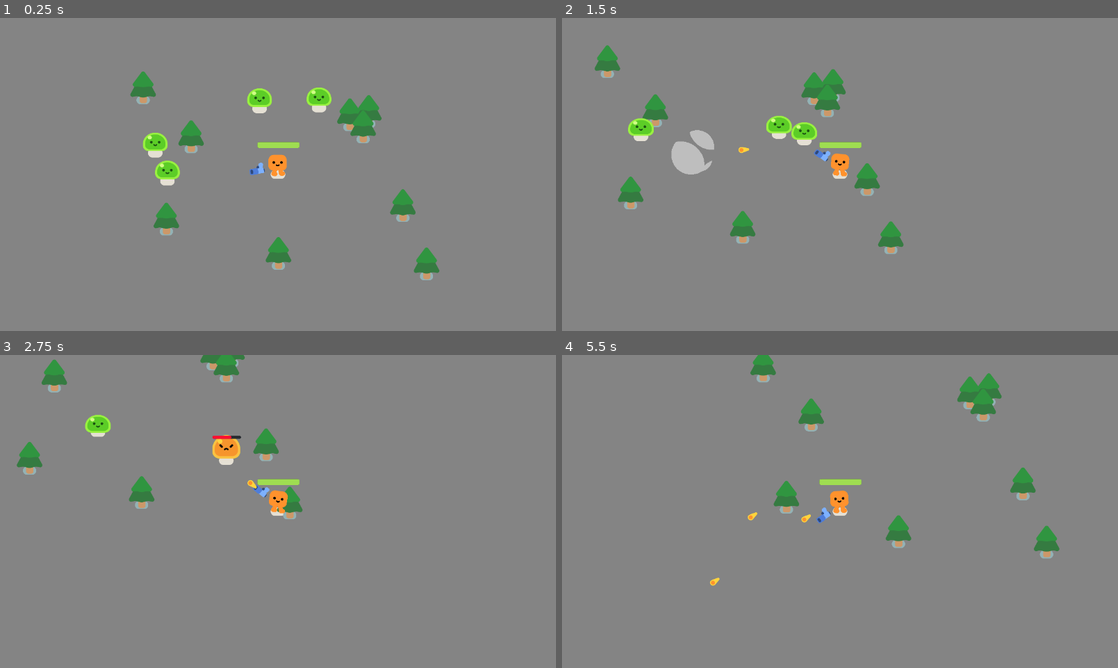
Above: before the commit, frames 1-4 (two rows, left to right).
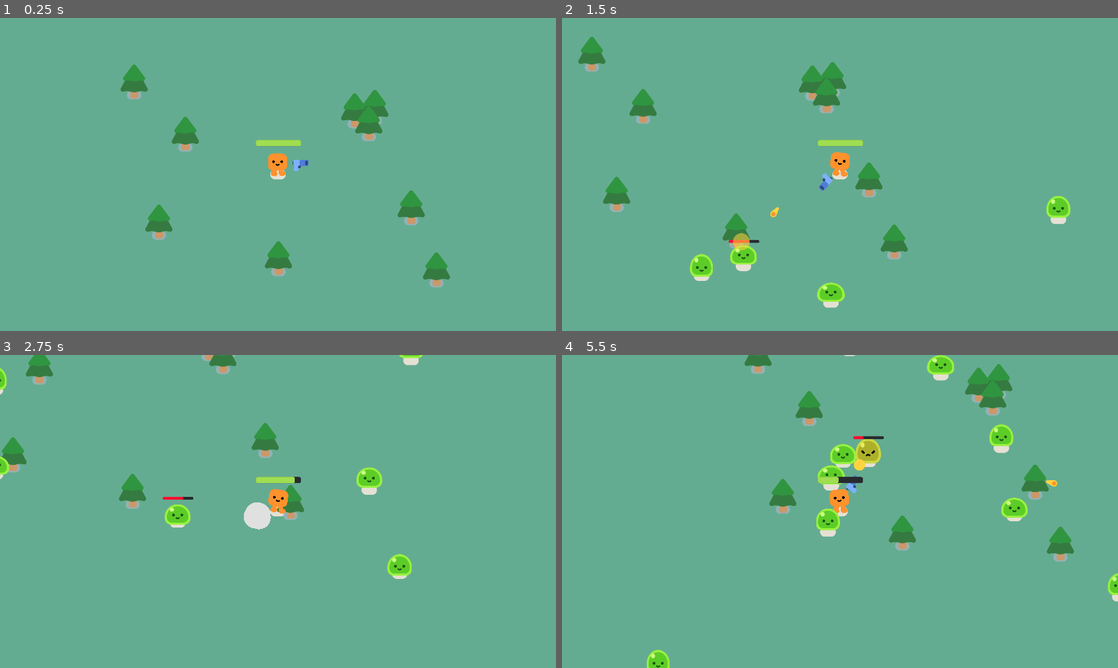
Above: after the commit, the same moments.

Repository: jardelguim/your-first-2d-game-GDQUEST
Game: Godot game, scene res://scenes/game.tscn
Two runs of this game, one before a commit and one after it. Both use one fixed random seed, a clock stepped at 60 frames per second and the inputs below.
Inputs:
- Up to frame 1 (0.25 s): no input
- Up to frame 2 (1.5 s): hold D (move_right) 0.53-1.28 s; hold S (move_down) from 1.28 s (still down)
- Up to frame 3 (2.75 s): release S (move_down) at 2.03 s; hold D (move_right) from 2.03 s (still down)
- Up to frame 4 (5.5 s): release D (move_right) at 2.78 s; hold W (move_up) 2.78-3.53 s; hold A (move_left) 3.53-5.03 s; hold S (move_down) from 5.03 s (still down)

The runs differ from the first frame. In frame 1, 99% of the frame differs, in the area x 0-100%, y 0-100%; in frame 2, 99%; in frame 3, 99%; in frame 4, 99%.

Commit message:
game ready

Diff:
--- a/pack/pistol/muzzle_flash/muzzle_flash.tscn
+++ b/pack/pistol/muzzle_flash/muzzle_flash.tscn
@@ -4,6 +4,7 @@
 [ext_resource type="Texture2D" uid="uid://dolhmqjpblfpv" path="res://pack/pistol/muzzle_flash/muzzle_flash.png" id="2_6pgu4"]
 
 [node name="MuzzleFlash" type="Node2D" unique_id=1628795163]
+top_level = true
 script = ExtResource("1_wouey")
 
 [node name="Sprite" type="Sprite2D" parent="." unique_id=673211911]
--- a/project.godot
+++ b/project.godot
@@ -81,8 +81,8 @@
 
 [display]
 
-window/size/viewport_width=1280
-window/size/viewport_height=720
+window/size/viewport_width=1920
+window/size/viewport_height=1080
 window/stretch/mode="viewport"
 
 [dotnet]
--- a/scenes/game.tscn
+++ b/scenes/game.tscn
@@ -1,11 +1,18 @@
 [gd_scene format=3 uid="uid://17vmtxrkysi7"]
 
+[ext_resource type="Script" uid="uid://c2fwgsvjeqesi" path="res://src/game.gd" id="1_lbhrr"]
 [ext_resource type="PackedScene" uid="uid://bls7e03uednrc" path="res://scenes/player.tscn" id="1_uwrxv"]
-[ext_resource type="PackedScene" uid="uid://b7kfwjamnw1tb" path="res://scenes/mob.tscn" id="2_lnu2h"]
 [ext_resource type="PackedScene" uid="uid://cd8sor4683qdp" path="res://scenes/tree.tscn" id="2_yqjtg"]
+
+[sub_resource type="Curve2D" id="Curve2D_iywne"]
+_data = {
+"points": PackedVector2Array(0, 0, 0, 0, -371, -241, 0, 0, 0, 0, 2265, -241, 0, 0, 0, 0, 2265, 1311, 0, 0, 0, 0, -376, 1309, 0, 0, 0, 0, -371, -241)
+}
+point_count = 5
 
 [node name="Game" type="Node2D" unique_id=1220846652]
 y_sort_enabled = true
+script = ExtResource("1_lbhrr")
 
 [node name="CanvasLayer" type="CanvasLayer" parent="." unique_id=598571899]
 layer = -30
@@ -13,22 +20,18 @@
 [node name="ColorRect" type="ColorRect" parent="CanvasLayer" unique_id=625728896]
 offset_right = 1936.0
 offset_bottom = 1101.0
-color = Color(0.51718444, 0.5171845, 0.51718444, 1)
+color = Color(0.3942323, 0.67659247, 0.5677262, 1)
 
 [node name="Player" parent="." unique_id=1809900160 instance=ExtResource("1_uwrxv")]
 position = Vector2(924, 551)
 
-[node name="Mob" parent="." unique_id=409689519 instance=ExtResource("2_lnu2h")]
-position = Vector2(340, 585)
+[node name="Path2D" type="Path2D" parent="Player" unique_id=307753190]
+position = Vector2(-924, -551)
+curve = SubResource("Curve2D_iywne")
 
-[node name="Mob2" parent="." unique_id=1331399117 instance=ExtResource("2_lnu2h")]
-position = Vector2(285, 439)
-
-[node name="Mob3" parent="." unique_id=1292889773 instance=ExtResource("2_lnu2h")]
-position = Vector2(1152, 180)
-
-[node name="Mob4" parent="." unique_id=2132811458 instance=ExtResource("2_lnu2h")]
-position = Vector2(819, 176)
+[node name="PathFollow2D" type="PathFollow2D" parent="Player/Path2D" unique_id=122704404]
+unique_name_in_owner = true
+position = Vector2(-371, -241)
 
 [node name="Trees" type="Node2D" parent="." unique_id=1637597333]
 
@@ -58,3 +61,38 @@
 
 [node name="Tree9" parent="Trees" unique_id=355191641 instance=ExtResource("2_yqjtg")]
 position = Vector2(1608, 1019)
+
+[node name="Timer" type="Timer" parent="." unique_id=261263214]
+wait_time = 0.3
+autostart = true
+
+[node name="GameOver" type="CanvasLayer" parent="." unique_id=230767143]
+unique_name_in_owner = true
+visible = false
+
+[node name="ColorRect" type="ColorRect" parent="GameOver" unique_id=1755984071]
+anchors_preset = 15
+anchor_right = 1.0
+anchor_bottom = 1.0
+grow_horizontal = 2
+grow_vertical = 2
+color = Color(0, 0, 0, 0.5058824)
+
+[node name="Label" type="Label" parent="GameOver/ColorRect" unique_id=1349445438]
+layout_mode = 1
+anchors_preset = 8
+anchor_left = 0.5
+anchor_top = 0.5
+anchor_right = 0.5
+anchor_bottom = 0.5
+offset_left = -20.0
+offset_top = -11.5
+offset_right = 20.0
+offset_bottom = 11.5
+grow_horizontal = 2
+grow_vertical = 2
+theme_override_font_sizes/font_size = 110
+text = "Game Over :("
+
+[connection signal="health_depleted" from="Player" to="." method="_on_player_health_depleted"]
+[connection signal="timeout" from="Timer" to="." method="_on_timer_timeout"]
--- a/scenes/player.tscn
+++ b/scenes/player.tscn
@@ -34,8 +34,8 @@
 [node name="CollisionShape2D" type="CollisionShape2D" parent="." unique_id=2021137076]
 shape = SubResource("CircleShape2D_g2els")
 
-[node name="Camera2D" type="Camera2D" parent="." unique_id=1768312453]
-zoom = Vector2(0.5, 0.5)
+[node name="Camera2D" type="Camera2D" parent="." unique_id=949669024]
+zoom = Vector2(0.8, 0.8)
 
 [node name="Gun" parent="." unique_id=609271039 instance=ExtResource("3_qhqgy")]
 position = Vector2(0, -39)
--- a/src/bullet.gd
+++ b/src/bullet.gd
@@ -17,6 +17,9 @@
 	print("Bullet hit!")
 	print(body.name)
 	queue_free()
+	var impact = preload("res://pack/pistol/impact/impact.tscn").instantiate()
+	impact.global_position = global_position
+	get_parent().add_child(impact)
 	# Checks if colidded body has "take_damage" function
 	if body.has_method("take_damage"):
 		body.call("take_damage")
--- /dev/null
+++ b/src/game.gd
@@ -0,0 +1,20 @@
+extends Node2D
+
+func _ready():
+	pass
+
+func spawn_mob():
+	var new_mob = preload("res://scenes/mob.tscn").instantiate()
+	%PathFollow2D.progress_ratio = randf()
+	new_mob.global_position = %PathFollow2D.global_position
+	print("Mob spawned at: " + str(new_mob.global_position))
+	add_child(new_mob)
+
+
+func _on_timer_timeout() -> void:
+	spawn_mob()
+
+
+func _on_player_health_depleted() -> void:
+	%GameOver.visible = true
+	get_tree().paused = true
--- a/src/gun.gd
+++ b/src/gun.gd
@@ -1,26 +1,37 @@
 extends Area2D
+
+var isEnemiesInRange = false
 
 func _physics_process(delta: float) -> void:
 	# Get enemies inside the collision and creates a array
 	var enemies_in_range = get_overlapping_bodies()
 	if enemies_in_range.size() > 0:
+		isEnemiesInRange = true
 		# Points the gun at the closesest enemy
 		var target_enemy = enemies_in_range.front()
 		# Rotates the gun towards the first entry on the array
 		look_at(target_enemy.global_position)
+	else:
+		isEnemiesInRange = false
 
 func shoot():
 	# Preload bullet scene and store in a constant
 	const BULLET = preload("res://scenes/bullet.tscn")
+	const MUZZLE = preload("res://pack/pistol/muzzle_flash/muzzle_flash.tscn")
 	# Instantiate the BULLET into a new variable
 	var new_bullet = BULLET.instantiate()
+	var muzzleFlash = MUZZLE.instantiate()
 	# Position is relative to the parent node
 	# Global position is the absolute position in the entire game world
 	# Set the bullet position and rotation to the shooting point
 	new_bullet.global_position = %ShootingPoint.global_position
 	new_bullet.global_rotation = %ShootingPoint.global_rotation
+	muzzleFlash.global_position = %ShootingPoint.global_position
+	muzzleFlash.global_rotation = %ShootingPoint.global_rotation
 	# Creates a new_bullet as a chield of Shooting point
+	%ShootingPoint.add_child(new_bullet)
 	%ShootingPoint.add_child(new_bullet)
 
 func _on_timer_timeout() -> void:
-	shoot()
+	if isEnemiesInRange == true:
+		shoot()
--- a/src/mob.gd
+++ b/src/mob.gd
@@ -14,7 +14,6 @@
 	velocity = direction * 300
 	move_and_slide()
 
-
 func take_damage():
 	print("Damage taken!")
 	health -= 1
@@ -24,7 +23,6 @@
 
 	if health == 0:
 		queue_free()
-
 		const SMOKE_EXPLOSION = preload("uid://dhmhmrth6rdce")
 		var smoke = SMOKE_EXPLOSION.instantiate()
 		get_parent().add_child(smoke)
--- a/src/player.gd
+++ b/src/player.gd
@@ -17,7 +17,7 @@
 		%HappyBoo.play_idle_animation()
 
 	# Player damage conditions
-	const DAMAGE_RATE : float = 5.0
+	const DAMAGE_RATE : float = 50.0
 	var overlapping_bodies : Array = %HurtBox.get_overlapping_bodies()
 	if overlapping_bodies.size() > 0:
 		health -= DAMAGE_RATE * overlapping_bodies.size() * delta
Not shown, added: src/game.gd.uid
